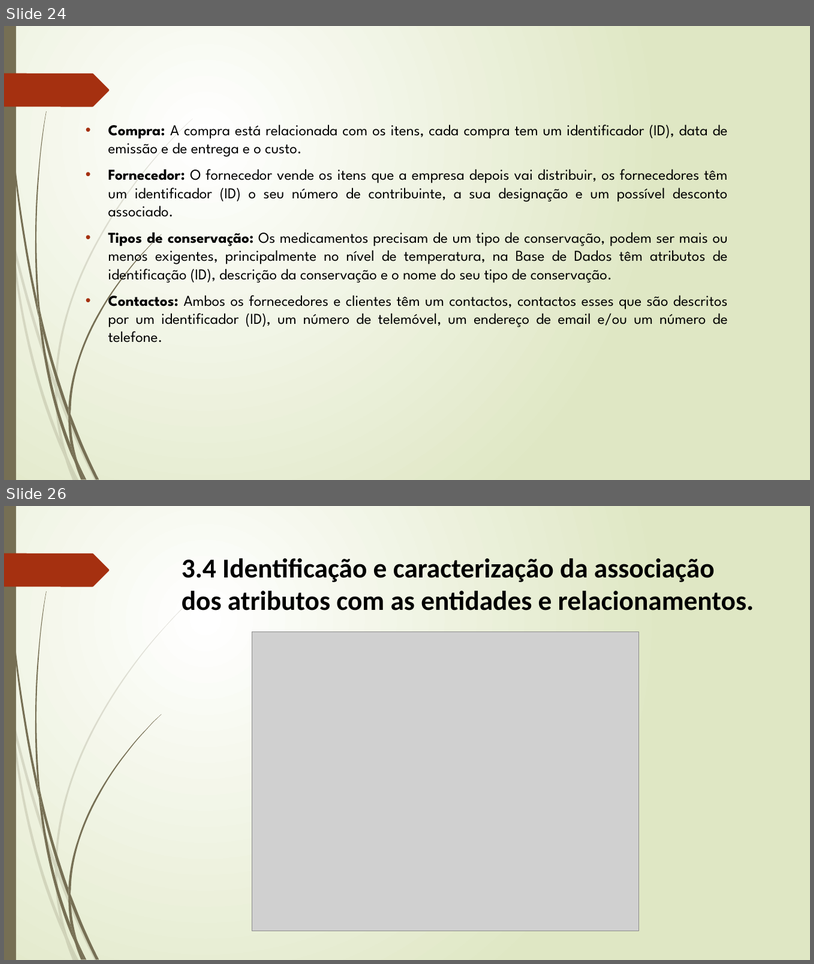
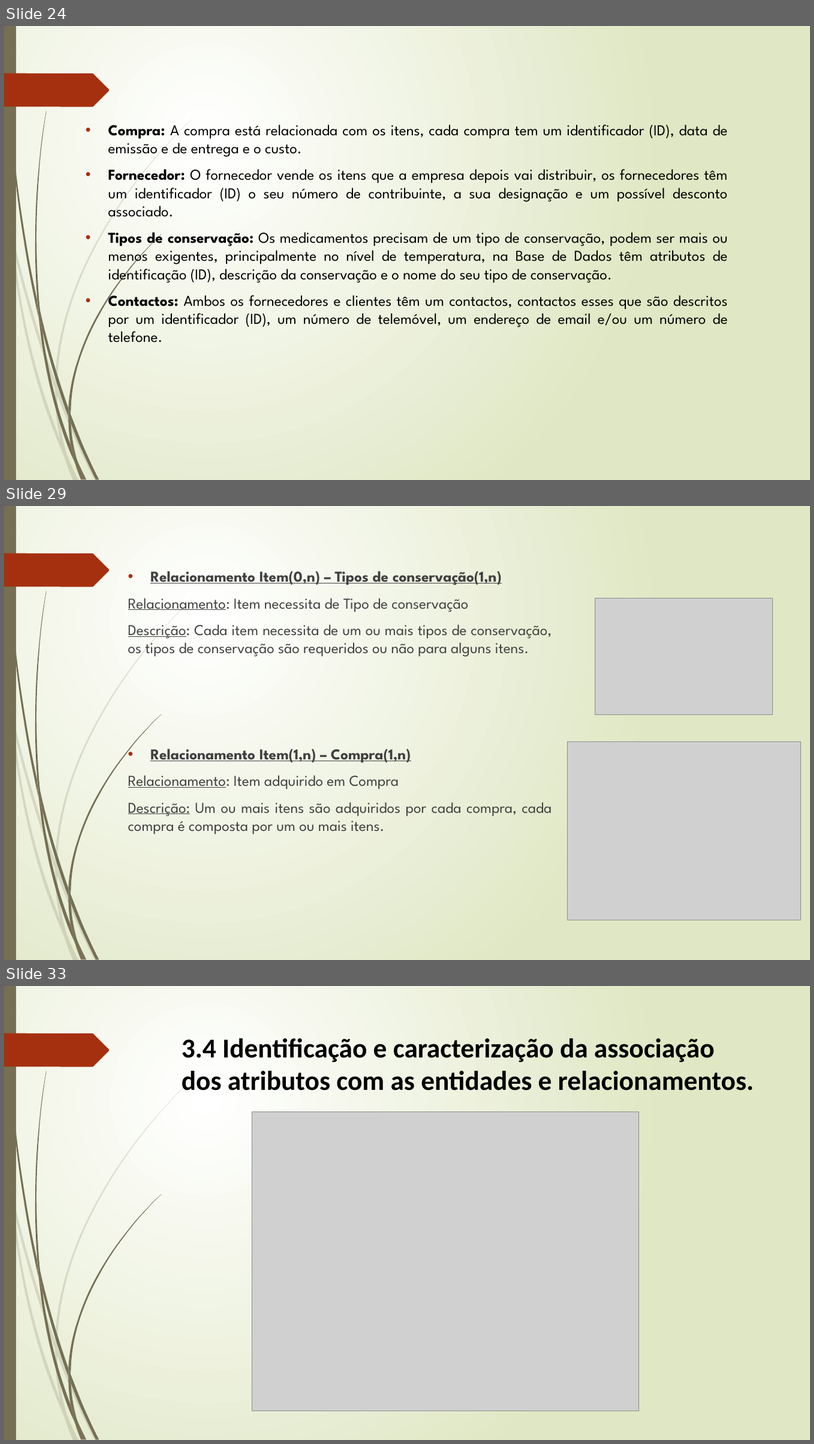
Before and after one commit to Lucenix/BD-TP, a slide deck: Apresentação1.pptx. Shown one above the other, each under a label of ours: slides 24 and 26 before the commit, slides 24, 29 and 33 after it; the slides between them are not shown. The pictures are 814x964 and 814x1444 pixels, drawn with LibreOffice and Linux fonts; fonts in the diff are those of the drawing; grey boxes stand for pictures. Boxes give left, top, right and bottom in pixels: in the first picture for what was removed or moved away, otherwise in the second. Text is boxed around its words. In the diff, an @@ line names an element or a change of style, - is before the commit and + after.

```diff
--- a/Apresentação1.pptx
+++ b/Apresentação1.pptx
@@ slide 29 added at [4,506,810,960], background gradient #FFFFFF to #DFE8C4; not listed: 24 template elements that a slide beside it also shows @@
@@ text added at [128,571,552,834], 18 pt, text #404040 @@
+• Relacionamento Item(0,n) – Tipos de conservação(1,n)
+Relacionamento: Item necessita de Tipo de conservação
+Descrição: Cada item necessita de um ou mais tipos de conservação, os tipos de conservação são requeridos ou não para alguns itens.
+• Relacionamento Item(1,n) – Compra(1,n)
+Relacionamento: Item adquirido em Compra
+Descrição: Um ou mais itens são adquiridos por cada compra, cada compra é composta por um ou mais itens.
@@ picture added at [596,598,773,715] @@
@@ picture added at [568,742,801,921] @@
@@ what was slide 26 is now slide 33 @@
```
Also in this commit, not shown: 9 slides changed, 11 other slides added, 5 slides removed.
